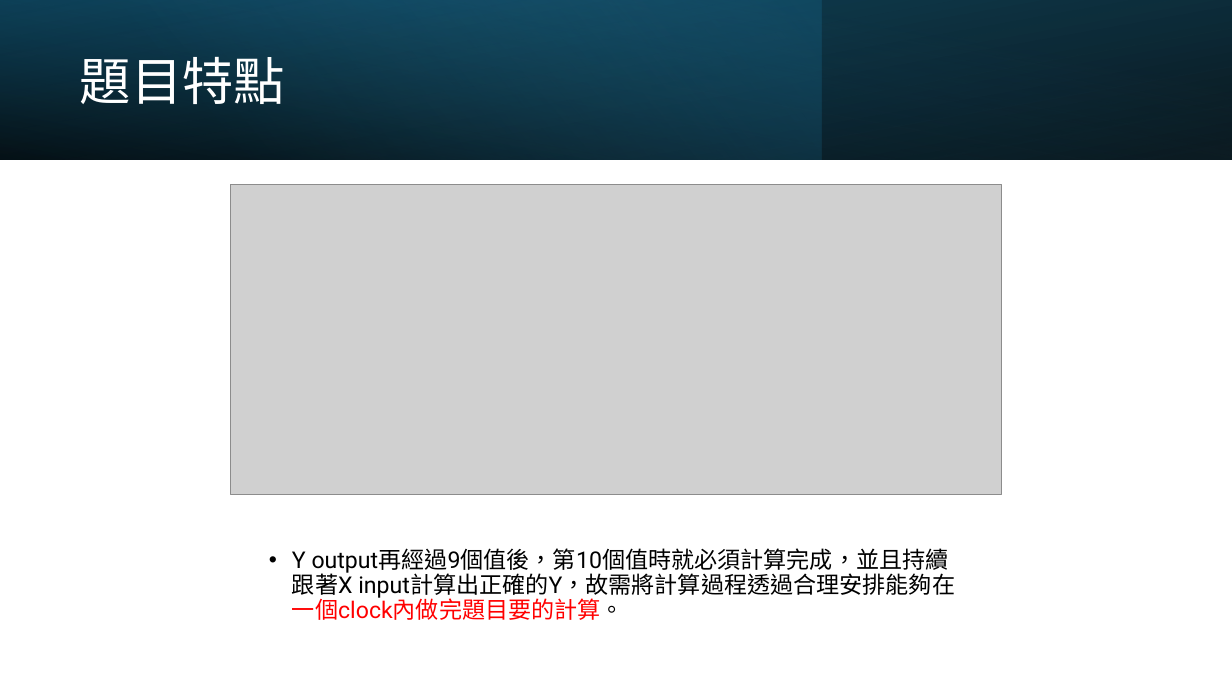
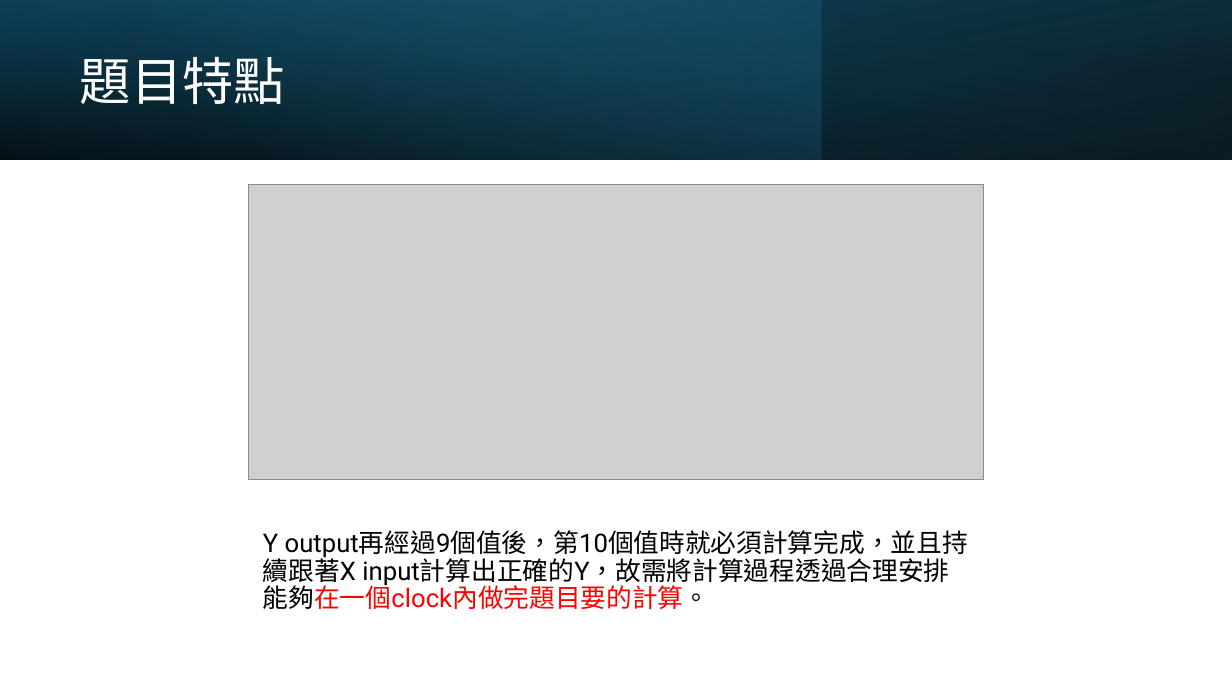
Before and after one commit to ukp66482/Deep-Learning-IC, a slide deck: slide 5 of hw1/Report.pptx (slide 2 before the commit). Drawn at 1232x693 pixels with LibreOffice and Linux fonts; fonts in the diff are those of the drawing; grey boxes stand for pictures. Boxes give left, top, right and bottom in pixels: in the first picture for what was removed or moved away, otherwise in the second. Text is boxed around its words. In the diff, an @@ line names an element or a change of style, - is before the commit and + after.

```diff
--- a/hw1/Report.pptx
+++ b/hw1/Report.pptx
@@ picture resized from (x1=231, y1=184, x2=1002, y2=494) to (x1=249, y1=184, x2=983, y2=480) @@
@@ text "Y output再經過9個值後，第10個值時就必須計算完成，並且持續跟著X input計算出正確的Y，故需將計算過程透過 ..." moved from (x1=292, y1=548, x2=955, y2=620) to (x1=263, y1=530, x2=968, y2=609) @@
@@ text "Y output再經過9個值後，第10個值時就必須計算完成，並且持續跟著X input計算出正確的Y，故需將計算過程透過 ..." at (x1=263, y1=530, x2=968, y2=609): size 18 to 20 pt; text colour #000000 to #FF0000 in "input計算出正確的Y，故需將計算過程透過合理安排能夠在一個clock內做完題目要的計算。"; bullet • to none @@
```
Also in this commit, not shown: 5 slides added, 1 slide removed, 4 other files.
